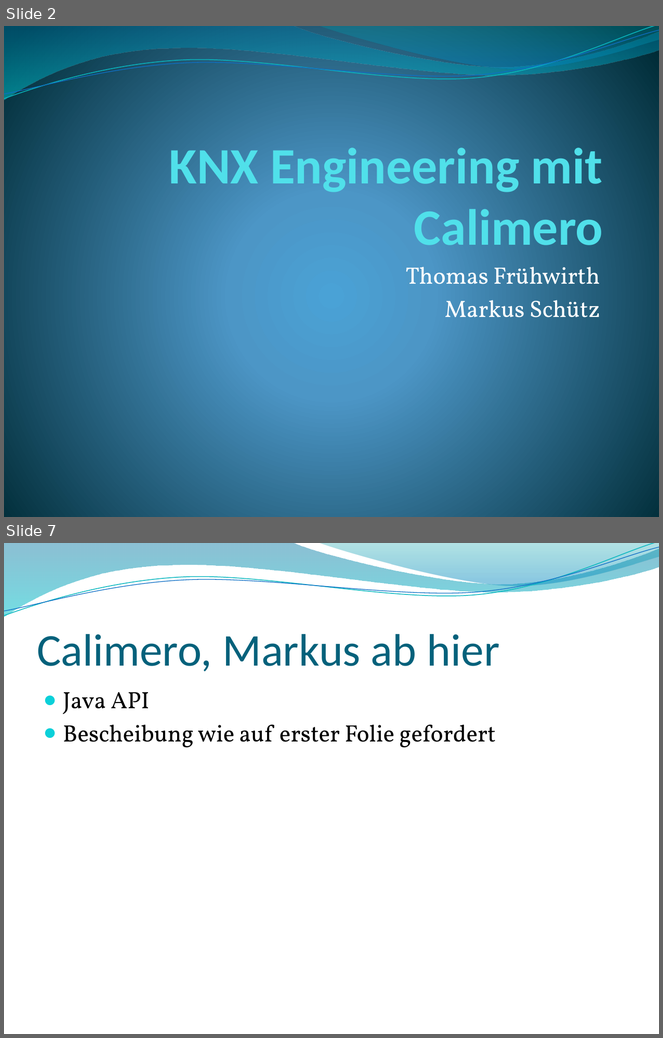
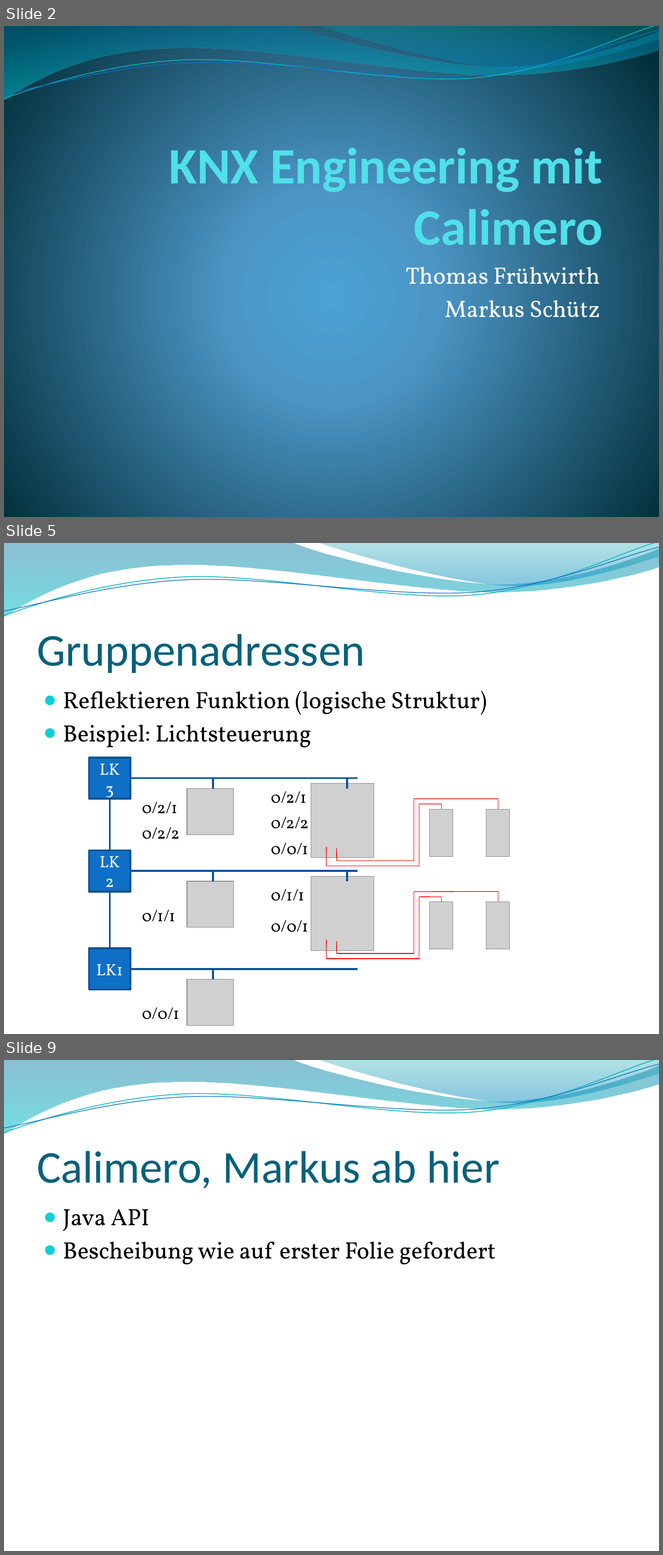
Before and after one commit to thomasfruehwirth/HBA, a slide deck: Praesentation/HBA_KNX_Frueh.pptx. Shown one above the other, each under a label of ours: slides 2 and 7 before the commit, slides 2, 5 and 9 after it; the slides between them are not shown. The pictures are 663x1038 and 663x1555 pixels, drawn with LibreOffice and Linux fonts; fonts in the diff are those of the drawing; grey boxes stand for pictures; background and template pictures are left out. Boxes give left, top, right and bottom in pixels: in the first picture for what was removed or moved away, otherwise in the second. Text is boxed around its words. In the diff, an @@ line names an element or a change of style, - is before the commit and + after.

```diff
--- a/Praesentation/HBA_KNX_Frueh.pptx
+++ b/Praesentation/HBA_KNX_Frueh.pptx
@@ slide 5 added at <box>4,543,659,1034</box>, background picture (left out); not listed: 4 template elements that a slide beside it also shows @@
@@ title added at <box>37,634,365,673</box>, 50 pt, text #04617B @@
+Gruppenadressen
@@ text added at <box>63,691,487,748</box>, 26 pt, text #000000 @@
+● Reflektieren Funktion (logische Struktur)
+● Beispiel: Lichtsteuerung
@@ rectangle added at <box>89,758,130,799</box>, fill #0F6FC6, outline #0B5292 2 pt, 18 pt, text #FFFFFF @@
+LK3
@@ line added from (130, 778) to (357, 778), #095295 2 pt @@
@@ picture added at <box>188,788,234,835</box> @@
@@ line added from (213, 788) to (213, 778), #095295 2 pt @@
@@ text added at <box>271,791,307,804</box>, 18 pt, text #000000 @@
+0/2/1
@@ line added from (347, 788) to (347, 778), #095295 2 pt @@
@@ line added from (110, 850) to (110, 799), #095295 2 pt @@
@@ text added at <box>142,801,178,814</box>, 18 pt, text #000000 @@
+0/2/1
@@ group added at <box>311,783,510,866</box>: 10 lines, 3 pictures @@
@@ text added at <box>271,817,309,829</box>, 18 pt, text #000000 @@
+0/2/2
@@ text added at <box>142,827,180,839</box>, 18 pt, text #000000 @@
+0/2/2
@@ rectangle added at <box>89,850,130,891</box>, fill #0F6FC6, outline #0B5292 2 pt, 18 pt, text #FFFFFF @@
+LK2
@@ text added at <box>271,843,308,855</box>, 18 pt, text #000000 @@
+0/0/1
@@ line added from (130, 871) to (357, 871), #095295 2 pt @@
@@ picture added at <box>188,882,234,928</box> @@
@@ line added from (213, 882) to (213, 871), #095295 2 pt @@
@@ line added from (347, 882) to (347, 871), #095295 2 pt @@
@@ line added from (110, 949) to (110, 891), #095295 2 pt @@
@@ text added at <box>271,889,304,901</box>, 18 pt, text #000000 @@
+0/1/1
@@ group added at <box>311,876,510,959</box>: 10 lines, 3 pictures @@
@@ text added at <box>142,910,175,922</box>, 18 pt, text #000000 @@
+0/1/1
@@ text added at <box>271,920,308,932</box>, 18 pt, text #000000 @@
+0/0/1
@@ rectangle added at <box>89,949,130,990</box>, fill #0F6FC6, outline #0B5292 2 pt, 18 pt, text #FFFFFF @@
+LK1
@@ line added from (130, 969) to (357, 969), #095295 2 pt @@
@@ picture added at <box>188,979,234,1025</box> @@
@@ line added from (213, 979) to (213, 969), #095295 2 pt @@
@@ text added at <box>142,1007,179,1020</box>, 18 pt, text #000000 @@
+0/0/1
@@ what was slide 7 is now slide 9 @@
```
Also in this commit, not shown: 2 slides changed, 3 other slides added, 2 slides removed, 2 other files.
